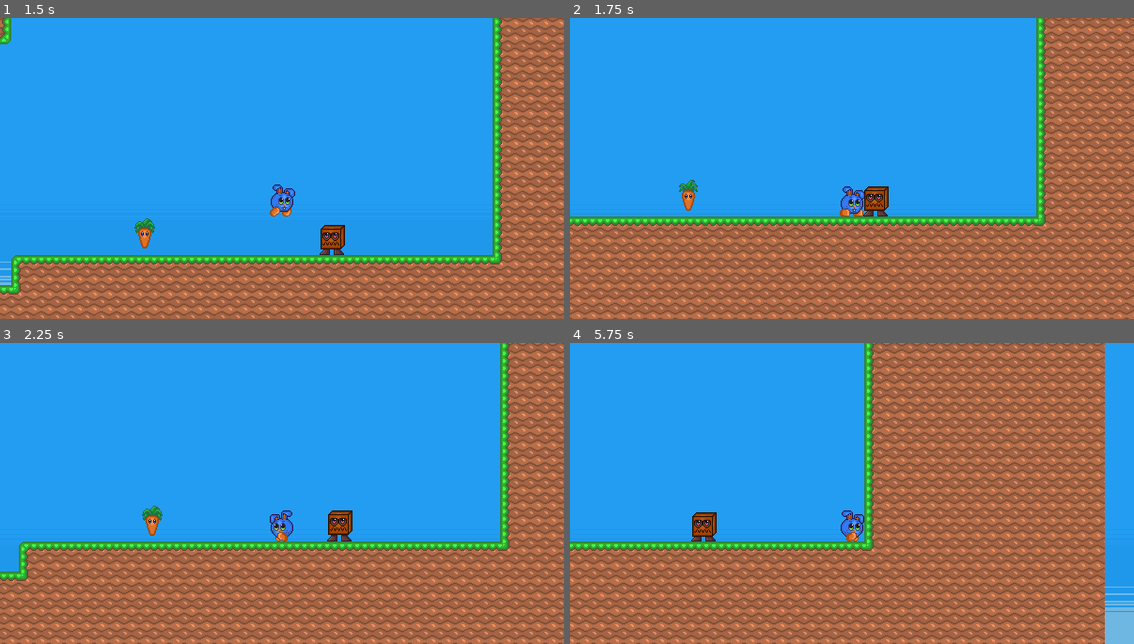
Above: before the commit, frames 1-4 (two rows, left to right).
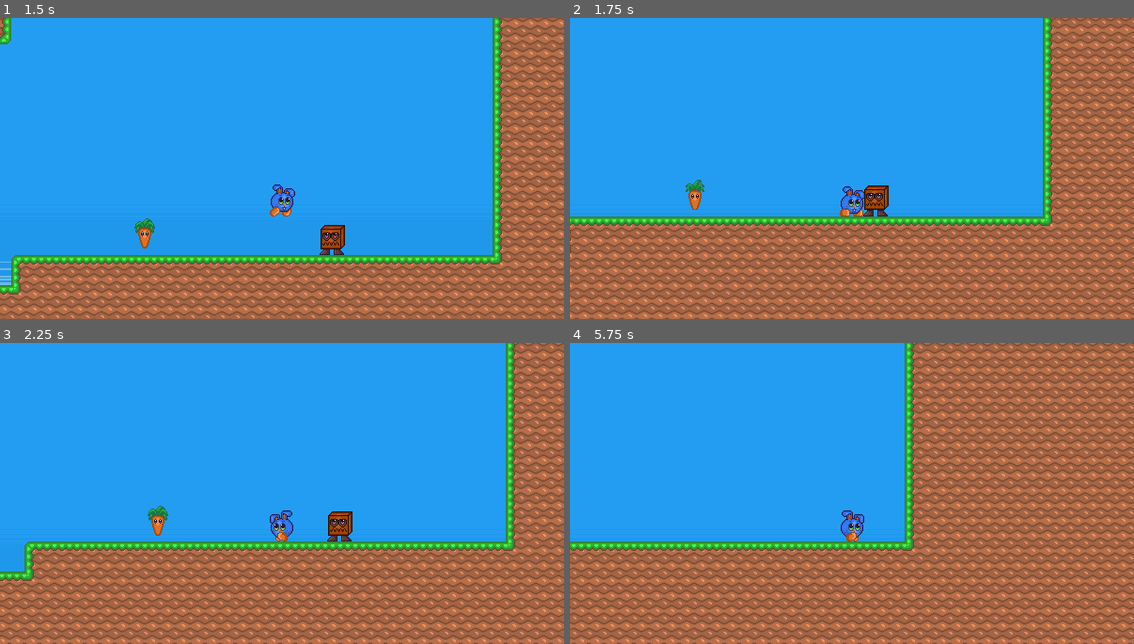
Above: after the commit, the same moments.

Repository: jimmycalhado/Moneko
Game: Godot game, scene res://Scene/fases/test.tscn
Same seed, same stepped clock (60 frames per second), same inputs: the game is played once before the commit and once after it. The project has no main scene, so this scene is started directly.
Inputs:
- Up to frame 1 (1.5 s): hold Right (ui_right) from 0.53 s (still down); tap Space (pulo) at 0.77 s
- Up to frame 2 (1.75 s): keep holding Right (ui_right); tap Space (pulo) at 1.52 s
- Up to frame 3 (2.25 s): release Right (ui_right) at 2.03 s; hold Left (ui_left) from 2.03 s (still down)
- Up to frame 4 (5.75 s): release Left (ui_left) at 2.78 s; hold Right (ui_right) 2.78-4.28 s; tap Space (pulo) at 3.02, 3.77, 4.52 s; hold Left (ui_left) 4.28-5.03 s; hold Right (ui_right) from 5.03 s (still down)

Frame 1 is identical in both runs. In frame 2, 19% of the frame differs, in the area x 0-100%, y 0-100%; in frame 3, 16%; in frame 4, 31%.

Commit message:
caenha segue o player e ele pega cenoura

Diff:
--- a/Scene/personagens/inimigos/Caenha/caenha.tscn
+++ b/Scene/personagens/inimigos/Caenha/caenha.tscn
@@ -150,4 +150,3 @@
 debug_color = Color(0.835294, 0.384314, 0.14902, 0.0901961)
 
 [connection signal="body_entered" from="Area2D" to="." method="_on_area_2d_body_entered"]
-[connection signal="body_exited" from="Area2D" to="." method="_on_area_2d_body_exited"]
--- a/Scripts/coletaveis/cenarrot.gd
+++ b/Scripts/coletaveis/cenarrot.gd
@@ -4,6 +4,6 @@
 	$Area2D.body_entered.connect(on_body_entered)
 
 func on_body_entered(body: Node2D) -> void:
-	if body.is_in_group("heroi"):
+	if body.is_in_group("player"):
 		var player: Player = body
 		queue_free()
--- a/Scripts/inimigos/Caenha/caenha.gd
+++ b/Scripts/inimigos/Caenha/caenha.gd
@@ -41,7 +41,7 @@
 		sprite.flip_h = true
 
 func on_body_entered(body: Node2D) -> void:
-	if body.is_in_group("heroi"):
+	if body.is_in_group("player"):
 		velocity.x = -1 * speed * 100
 		animation.play("run")
 	return
--- a/Scripts/sistema/global.gd
+++ b/Scripts/sistema/global.gd
@@ -1,7 +1,7 @@
 extends Node
 
 var player: Player
-var position_player
+var position_player: Vector2
 
 func _ready():
 	pass
